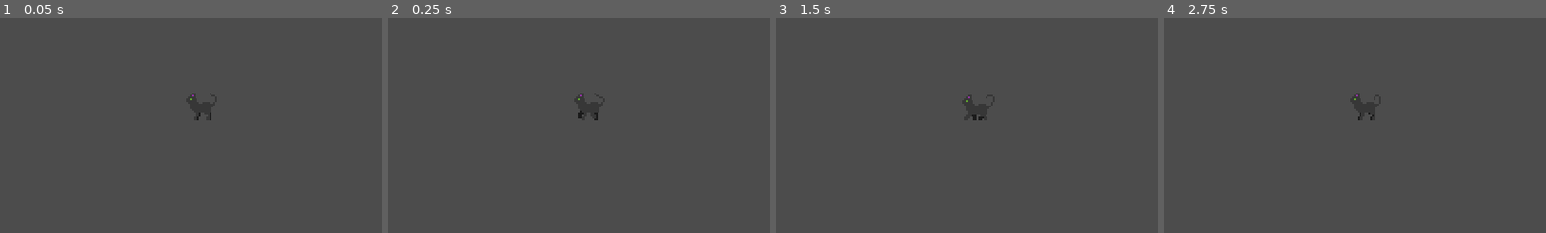
Above: before the commit, frames 1-4 (left to right).
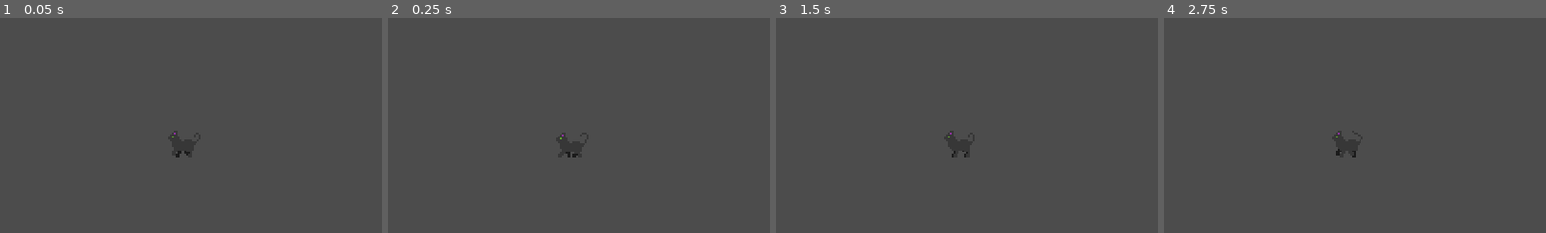
Above: after the commit, the same moments.

Repository: Frozander/BAUGamejam2021
Game: Godot game, scene res://Scenes/SceneOne.tscn
Two runs of this game, one before a commit and one after it. Both use one fixed random seed, a clock stepped at 60 frames per second and the inputs below.
Inputs:
- Up to frame 1 (0.05 s): no input
- Up to frame 2 (0.25 s): no input
- Up to frame 3 (1.5 s): tap Enter at 0.5 s; tap Space at 1.25 s
- Up to frame 4 (2.75 s): tap Enter at 2 s
The pictures show only the part of the screen within x 27-77%, y 31-81%; the shares and areas given below are measured in that part.

The runs differ from the first frame. In frame 1, less than 0.1% of the frame differs, in the area x 45-56%, y 35-65%; in frame 2, 0.1%, in the area x 45-55%, y 35-65%; in frame 3, 0.1%; in frame 4, 0.1%.

Commit message:
Test Commit

Diff:
--- a/Assets/Prefabs/Cat.tscn
+++ b/Assets/Prefabs/Cat.tscn
@@ -15,7 +15,6 @@
 position = Vector2( 0, 1 )
 frames = ExtResource( 1 )
 animation = "walk"
-frame = 2
 playing = true
 __meta__ = {
 "_edit_lock_": true
--- a/Scenes/SceneOne.tscn
+++ b/Scenes/SceneOne.tscn
@@ -5,4 +5,4 @@
 [node name="SceneOne" type="Node2D"]
 
 [node name="Cat" parent="." instance=ExtResource( 1 )]
-position = Vector2( 228, 122 )
+position = Vector2( 218, 143 )
